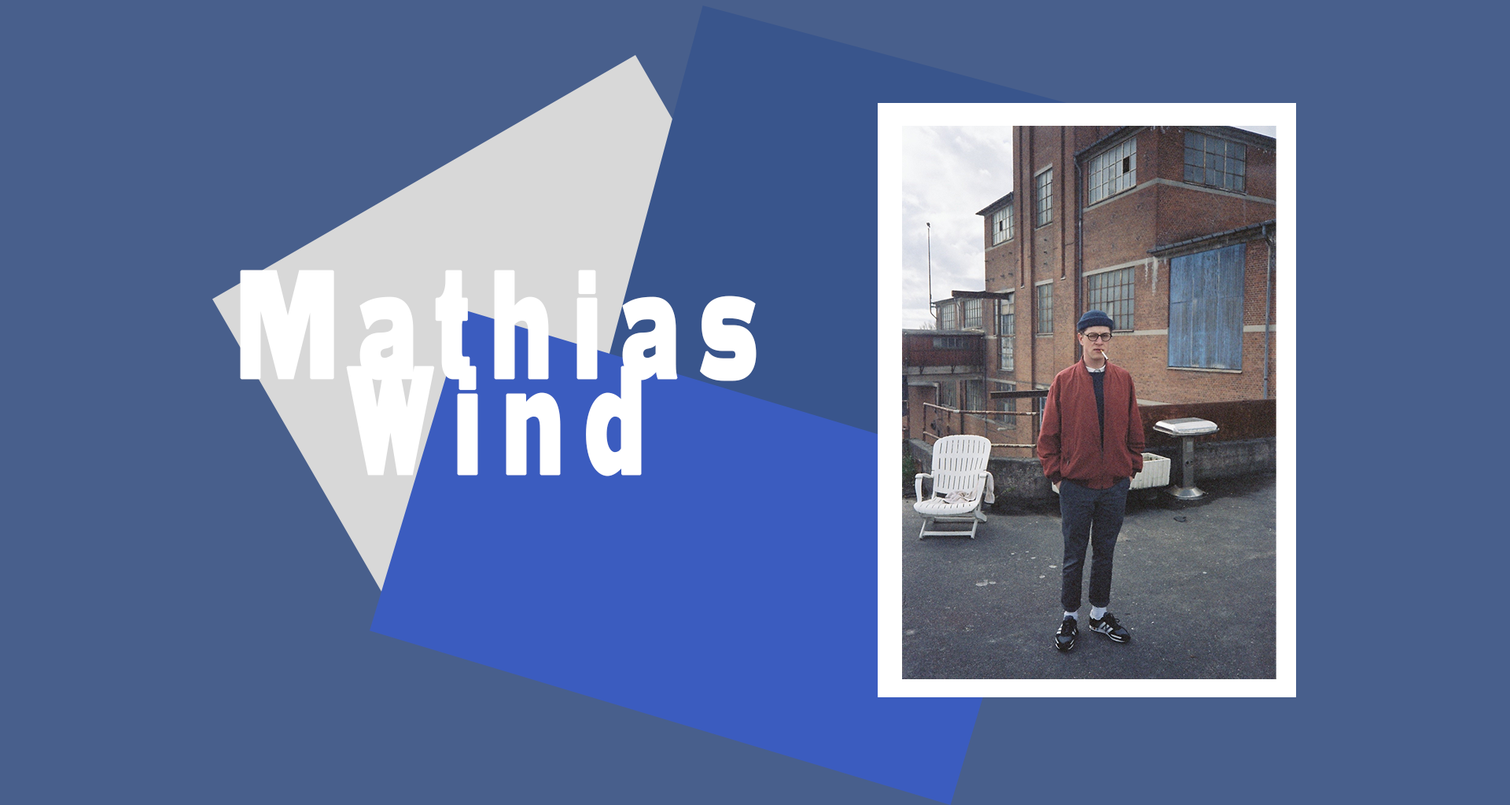
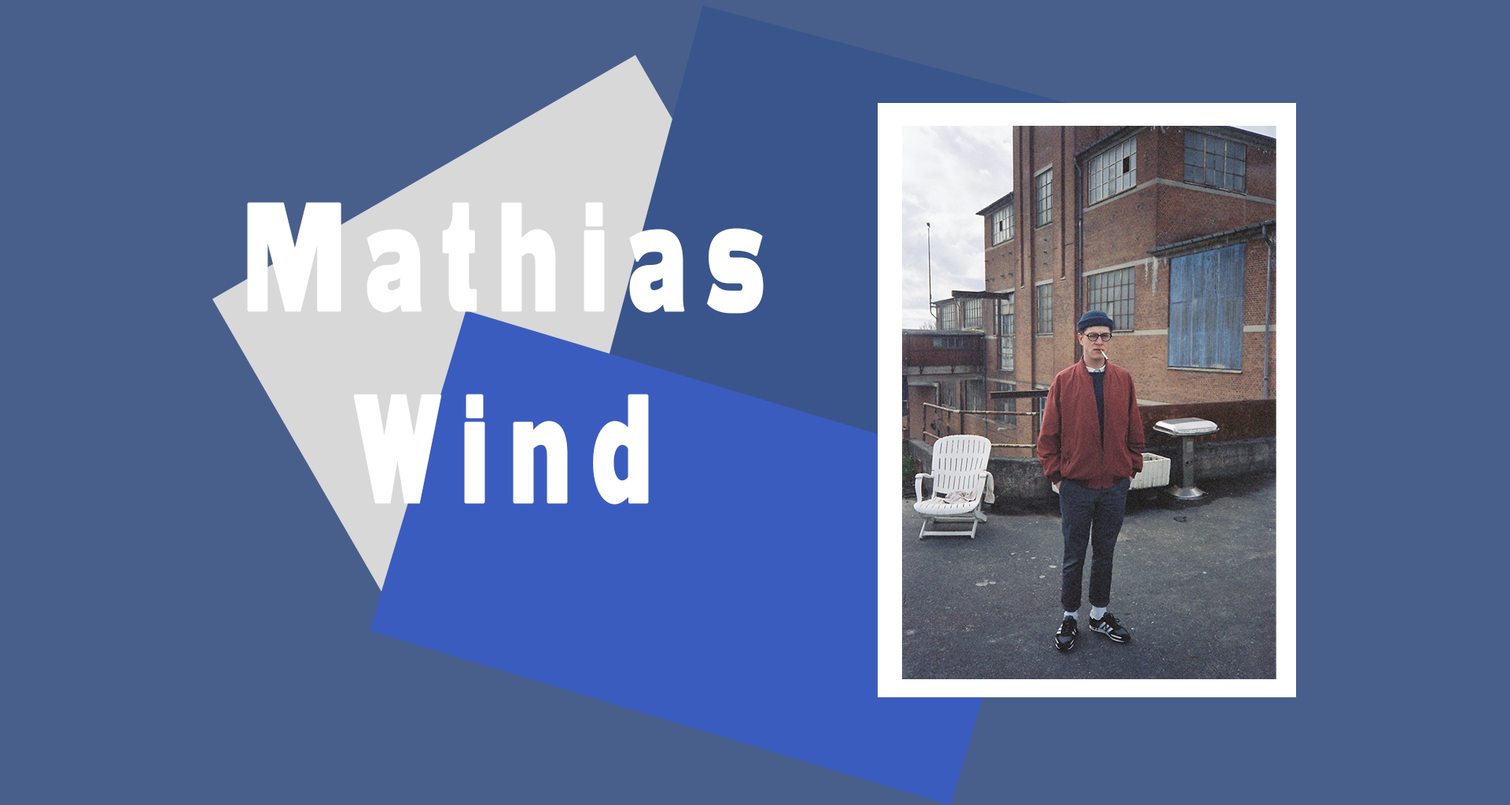
Comparing the layer stacks of the two 1510 × 805 images. Changes:
painted on "Mathias Wind" over [239, 202, 764, 505]
painted on "Rectangle 2" over [629, 228, 764, 490]
